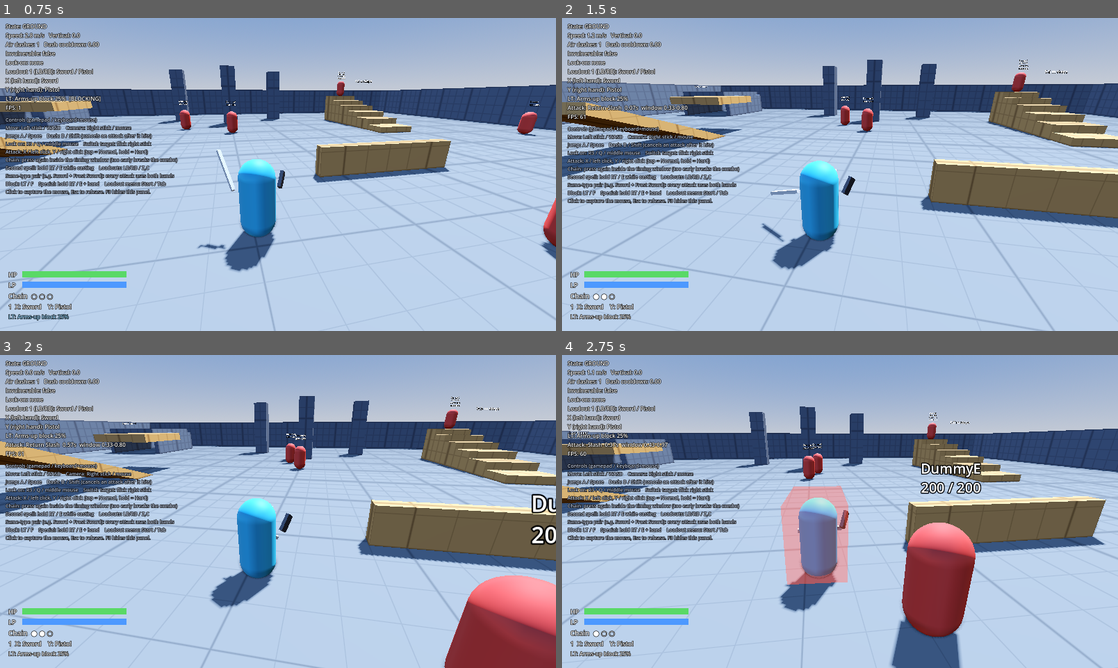
Above: before the commit, frames 1-4 (two rows, left to right).
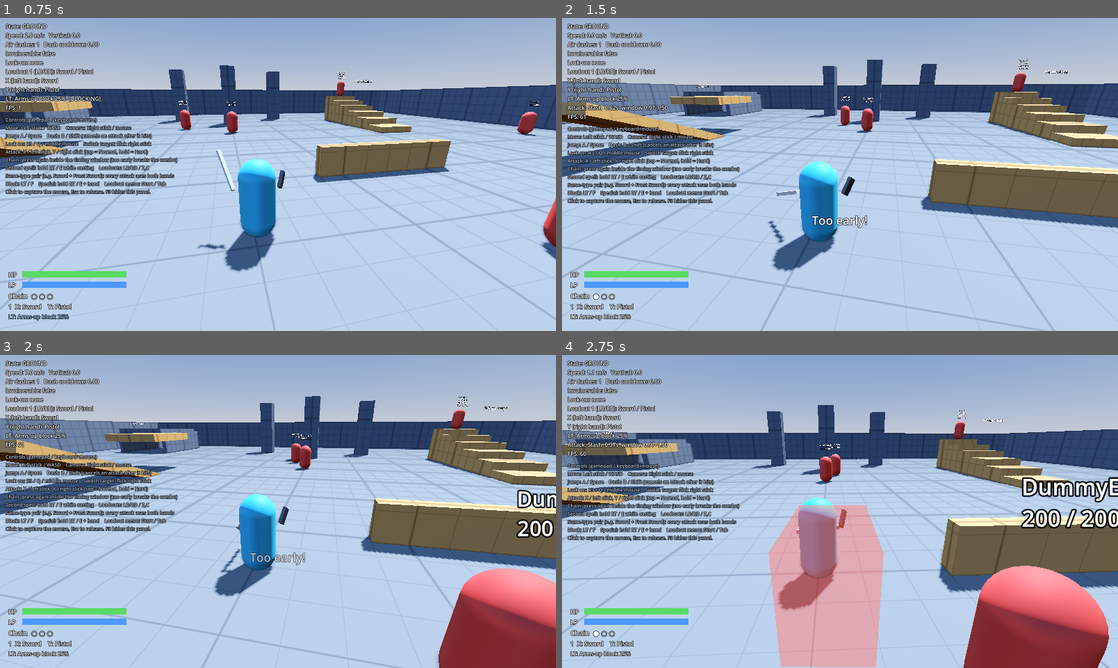
Above: after the commit, the same moments.

Repository: GLorenz90/Nomad-Seekers
Game: Godot game, scene res://scenes/main.tscn
Same seed, same stepped clock (60 frames per second), same inputs: the game is played once before the commit and once after it.
Inputs (mouse positions are in pixels of both pictures, inside the frame that each line leads up to):
- Up to frame 1 (0.75 s): move the mouse to (305, 174) at 0.52 s; hold W (move_forward) from 0.53 s (still down); hold F (block) from 0.53 s (still down)
- Up to frame 2 (1.5 s): keep holding W (move_forward); tap Space (jump) at 0.77 s; click (867, 174) at 0.8 s; move the mouse to (812, 174) at 1.27 s; release F (block) at 1.28 s; click (812, 174) at 1.35 s
- Up to frame 3 (2 s): keep holding W (move_forward); tap Space (jump) at 1.52 s; tap F (block) at 1.55 s
- Up to frame 4 (2.75 s): keep holding W (move_forward); move the mouse to (851, 505) at 2.02 s; hold F (block) from 2.03 s (still down); click (851, 505) at 2.3 s

Frame 1 is identical in both runs. In frame 2, 0.9% of the frame differs, in the area x 0-100%, y 4-90%; in frame 3, 15%; in frame 4, 37%, in the area x 0-100%, y 16-100%.

Commit message:
Combo window opens when the attack ends; timing judged on press
Grayson's feedback: chaining three Hard attacks was extremely difficult;
it should take longer and be riskier, not tighter.

- The chain window now opens at the end of each attack (window_open =
  duration) and stays open for PSO's window length (full - combo frames,
  at least 10 frames). Pressing while an attack is still playing breaks
  the combo, with a 0.05 s tolerance at the very end (early_tolerance).
- Timing is judged when the button goes down, so a Hard attack whose
  hold starts in the window still chains even though it fires 0.22 s
  later.
- A broken combo now just restarts at step 1 on the next attack.
- combat_test.gd: adds a three-Hard-attack chain check; helpers wait for
  the end of the attack instead of a mid-attack window.

Co-Authored-By: Claude Opus 5.5 <noreply@anthropic.com>
Claude-Session: https://claude.ai/code/session_0158GMUbAThobuu7yWuNoptn

Diff:
--- a/data/weapons/axe.tres
+++ b/data/weapons/axe.tres
@@ -12,8 +12,8 @@
 duration = 1.5333333333333334
 active_start = 0.7333333333333333
 active_end = 0.8333333333333334
-window_open = 0.8
-window_close = 1.5333333333333334
+window_open = 1.5333333333333334
+window_close = 2.2666666666666666
 
 [sub_resource type="Resource" id="Resource_pnrmo"]
 script = ExtResource("1_cxo3c")
@@ -23,8 +23,8 @@
 duration = 1.1666666666666667
 active_start = 0.5666666666666667
 active_end = 0.6666666666666666
-window_open = 0.6333333333333333
-window_close = 1.1666666666666667
+window_open = 1.1666666666666667
+window_close = 1.7
 
 [sub_resource type="Resource" id="Resource_ktmgr"]
 script = ExtResource("1_cxo3c")
@@ -35,7 +35,7 @@
 active_start = 0.5333333333333333
 active_end = 0.6333333333333333
 window_open = 1.1666666666666667
-window_close = 1.1666666666666667
+window_close = 1.5
 
 [sub_resource type="Resource" id="Resource_araax"]
 script = ExtResource("1_cxo3c")
@@ -44,8 +44,8 @@
 duration = 1.3
 active_start = 0.5
 active_end = 0.6
-window_open = 0.5666666666666667
-window_close = 1.3
+window_open = 1.3
+window_close = 2.033333333333333
 
 [sub_resource type="Resource" id="Resource_iuy05"]
 script = ExtResource("1_cxo3c")
@@ -55,8 +55,8 @@
 duration = 1.0
 active_start = 0.4
 active_end = 0.5
-window_open = 0.4666666666666667
-window_close = 1.0
+window_open = 1.0
+window_close = 1.5333333333333334
 
 [sub_resource type="Resource" id="Resource_n0apy"]
 script = ExtResource("1_cxo3c")
@@ -67,7 +67,7 @@
 active_start = 0.4666666666666667
 active_end = 0.5666666666666667
 window_open = 1.1
-window_close = 1.1
+window_close = 1.4333333333333333
 
 [resource]
 script = ExtResource("2_p05tj")
--- a/data/weapons/dervish_blades.tres
+++ b/data/weapons/dervish_blades.tres
@@ -12,8 +12,8 @@
 duration = 0.6666666666666666
 active_start = 0.2
 active_end = 0.4
-window_open = 0.3333333333333333
-window_close = 0.6666666666666666
+window_open = 0.6666666666666666
+window_close = 1.0
 lunge_distance = 0.0
 reach = 0.2
 hitbox_size = Vector3(3.2, 1.6, 3.2)
@@ -26,8 +26,8 @@
 duration = 0.6666666666666666
 active_start = 0.2
 active_end = 0.4
-window_open = 0.3333333333333333
-window_close = 0.6666666666666666
+window_open = 0.6666666666666666
+window_close = 1.0
 lunge_distance = 0.0
 reach = 0.2
 hitbox_size = Vector3(3.2, 1.6, 3.2)
@@ -42,7 +42,7 @@
 active_start = 0.26666666666666666
 active_end = 0.4666666666666667
 window_open = 0.8
-window_close = 0.8
+window_close = 1.1333333333333333
 lunge_distance = 0.0
 reach = 0.2
 hitbox_size = Vector3(3.2, 1.6, 3.2)
--- a/data/weapons/frost_sword.tres
+++ b/data/weapons/frost_sword.tres
@@ -11,8 +11,8 @@
 duration = 1.2333333333333334
 active_start = 0.6666666666666666
 active_end = 0.7666666666666667
-window_open = 0.7
-window_close = 1.2333333333333334
+window_open = 1.2333333333333334
+window_close = 1.7666666666666666
 lunge_distance = 0.8
 hitbox_size = Vector3(1.2, 1.6, 1.8)
 
@@ -24,8 +24,8 @@
 duration = 0.9666666666666667
 active_start = 0.5
 active_end = 0.6
-window_open = 0.5
-window_close = 0.9666666666666667
+window_open = 0.9666666666666667
+window_close = 1.4333333333333333
 lunge_distance = 0.8
 hitbox_size = Vector3(1.2, 1.6, 1.8)
 
@@ -38,7 +38,7 @@
 active_start = 0.4666666666666667
 active_end = 0.5666666666666667
 window_open = 1.1333333333333333
-window_close = 1.1333333333333333
+window_close = 1.4666666666666666
 lunge_distance = 1.4
 reach = 1.6
 hitbox_size = Vector3(1.2, 1.4, 2.6)
@@ -49,8 +49,8 @@
 duration = 0.9666666666666667
 active_start = 0.36666666666666664
 active_end = 0.4666666666666667
-window_open = 0.43333333333333335
-window_close = 0.9666666666666667
+window_open = 0.9666666666666667
+window_close = 1.5
 hitbox_size = Vector3(1.2, 1.6, 1.8)
 
 [sub_resource type="Resource" id="Resource_6imho"]
@@ -61,8 +61,8 @@
 duration = 0.8
 active_start = 0.3333333333333333
 active_end = 0.43333333333333335
-window_open = 0.3333333333333333
-window_close = 0.8
+window_open = 0.8
+window_close = 1.2666666666666666
 hitbox_size = Vector3(1.2, 1.6, 1.8)
 
 [sub_resource type="Resource" id="Resource_85v5n"]
@@ -74,7 +74,7 @@
 active_start = 0.26666666666666666
 active_end = 0.36666666666666664
 window_open = 1.0333333333333334
-window_close = 1.0333333333333334
+window_close = 1.3666666666666667
 lunge_distance = 0.8
 hitbox_size = Vector3(1.2, 1.6, 1.8)
 
--- a/data/weapons/great_sword.tres
+++ b/data/weapons/great_sword.tres
@@ -11,8 +11,8 @@
 duration = 1.5333333333333334
 active_start = 0.7333333333333333
 active_end = 0.8333333333333334
-window_open = 0.8
-window_close = 1.5333333333333334
+window_open = 1.5333333333333334
+window_close = 2.2666666666666666
 lunge_distance = 0.6
 reach = 1.4
 hitbox_size = Vector3(3, 1.6, 2.2)
@@ -25,8 +25,8 @@
 duration = 1.1666666666666667
 active_start = 0.5666666666666667
 active_end = 0.6666666666666666
-window_open = 0.6333333333333333
-window_close = 1.1666666666666667
+window_open = 1.1666666666666667
+window_close = 1.7
 lunge_distance = 0.6
 reach = 1.4
 hitbox_size = Vector3(3, 1.6, 2.2)
@@ -40,7 +40,7 @@
 active_start = 0.6666666666666666
 active_end = 0.7666666666666667
 window_open = 1.4333333333333333
-window_close = 1.4333333333333333
+window_close = 1.7666666666666666
 lunge_distance = 0.6
 reach = 1.4
 hitbox_size = Vector3(3, 1.6, 2.2)
@@ -51,8 +51,8 @@
 duration = 1.3
 active_start = 0.5
 active_end = 0.6
-window_open = 0.5666666666666667
-window_close = 1.3
+window_open = 1.3
+window_close = 2.033333333333333
 lunge_distance = 0.6
 reach = 1.4
 hitbox_size = Vector3(3, 1.6, 2.2)
@@ -65,8 +65,8 @@
 duration = 1.0333333333333334
 active_start = 0.43333333333333335
 active_end = 0.5333333333333333
-window_open = 0.5
-window_close = 1.0333333333333334
+window_open = 1.0333333333333334
+window_close = 1.5666666666666667
 lunge_distance = 0.6
 reach = 1.4
 hitbox_size = Vector3(3, 1.6, 2.2)
@@ -80,7 +80,7 @@
 active_start = 0.6
 active_end = 0.7
 window_open = 1.4333333333333333
-window_close = 1.4333333333333333
+window_close = 1.7666666666666666
 lunge_distance = 0.6
 reach = 1.4
 hitbox_size = Vector3(3, 1.6, 2.2)
--- a/data/weapons/heavy_shield.tres
+++ b/data/weapons/heavy_shield.tres
@@ -13,7 +13,7 @@
 active_start = 0.26666666666666666
 active_end = 0.36666666666666664
 window_open = 0.6666666666666666
-window_close = 0.6666666666666666
+window_close = 1.0
 lunge_distance = 0.4
 reach = 1.0
 hitbox_size = Vector3(2, 1.6, 1.4)
--- a/data/weapons/pistol.tres
+++ b/data/weapons/pistol.tres
@@ -13,8 +13,8 @@
 duration = 1.1333333333333333
 active_start = 0.6666666666666666
 active_end = 0.7666666666666667
-window_open = 0.7333333333333333
-window_close = 1.1333333333333333
+window_open = 1.1333333333333333
+window_close = 1.5333333333333334
 lunge_distance = 0.0
 is_projectile = true
 projectile_speed = 28.0
@@ -29,8 +29,8 @@
 duration = 1.0
 active_start = 0.4666666666666667
 active_end = 0.5666666666666667
-window_open = 0.5333333333333333
-window_close = 1.0
+window_open = 1.0
+window_close = 1.4666666666666666
 lunge_distance = 0.0
 is_projectile = true
 projectile_speed = 28.0
@@ -46,7 +46,7 @@
 active_start = 0.4
 active_end = 0.5
 window_open = 0.8333333333333334
-window_close = 0.8333333333333334
+window_close = 1.1666666666666667
 lunge_distance = 0.0
 is_projectile = true
 projectile_speed = 28.0
@@ -61,8 +61,8 @@
 duration = 0.9
 active_start = 0.4
 active_end = 0.5
-window_open = 0.4666666666666667
-window_close = 0.9
+window_open = 0.9
+window_close = 1.3333333333333333
 lunge_distance = 0.0
 is_projectile = true
 projectile_speed = 28.0
@@ -78,8 +78,8 @@
 duration = 0.8333333333333334
 active_start = 0.3
 active_end = 0.4
-window_open = 0.36666666666666664
-window_close = 0.8333333333333334
+window_open = 0.8333333333333334
+window_close = 1.3
 lunge_distance = 0.0
 is_projectile = true
 projectile_speed = 28.0
@@ -96,7 +96,7 @@
 active_start = 0.3
 active_end = 0.4
 window_open = 0.6333333333333333
-window_close = 0.6333333333333333
+window_close = 0.9666666666666667
 lunge_distance = 0.0
 is_projectile = true
 projectile_speed = 28.0
--- a/data/weapons/shield.tres
+++ b/data/weapons/shield.tres
@@ -13,7 +13,7 @@
 active_start = 0.1
 active_end = 0.2
 window_open = 0.4
-window_close = 0.4
+window_close = 0.7333333333333333
 lunge_distance = 0.0
 reach = 0.9
 hitbox_size = Vector3(1.6, 1.6, 1.2)
--- a/data/weapons/sword.tres
+++ b/data/weapons/sword.tres
@@ -11,8 +11,8 @@
 duration = 1.2333333333333334
 active_start = 0.6666666666666666
 active_end = 0.7666666666666667
-window_open = 0.7
-window_close = 1.2333333333333334
+window_open = 1.2333333333333334
+window_close = 1.7666666666666666
 lunge_distance = 0.8
 hitbox_size = Vector3(1.2, 1.6, 1.8)
 
@@ -24,8 +24,8 @@
 duration = 0.9666666666666667
 active_start = 0.5
 active_end = 0.6
-window_open = 0.5
-window_close = 0.9666666666666667
+window_open = 0.9666666666666667
+window_close = 1.4333333333333333
 lunge_distance = 0.8
 hitbox_size = Vector3(1.2, 1.6, 1.8)
 
@@ -38,7 +38,7 @@
 active_start = 0.4666666666666667
 active_end = 0.5666666666666667
 window_open = 1.1333333333333333
-window_close = 1.1333333333333333
+window_close = 1.4666666666666666
 lunge_distance = 1.4
 reach = 1.6
 hitbox_size = Vector3(1.2, 1.4, 2.6)
@@ -49,8 +49,8 @@
 duration = 0.9666666666666667
 active_start = 0.36666666666666664
 active_end = 0.4666666666666667
-window_open = 0.43333333333333335
-window_close = 0.9666666666666667
+window_open = 0.9666666666666667
+window_close = 1.5
 hitbox_size = Vector3(1.2, 1.6, 1.8)
 
 [sub_resource type="Resource" id="Resource_ph70c"]
@@ -61,8 +61,8 @@
 duration = 0.8
 active_start = 0.3333333333333333
 active_end = 0.43333333333333335
-window_open = 0.3333333333333333
-window_close = 0.8
+window_open = 0.8
+window_close = 1.2666666666666666
 hitbox_size = Vector3(1.2, 1.6, 1.8)
 
 [sub_resource type="Resource" id="Resource_8ki01"]
@@ -74,7 +74,7 @@
 active_start = 0.26666666666666666
 active_end = 0.36666666666666664
 window_open = 1.0333333333333334
-window_close = 1.0333333333333334
+window_close = 1.3666666666666667
 lunge_distance = 0.8
 hitbox_size = Vector3(1.2, 1.6, 1.8)
 
--- a/data/weapons/wand.tres
+++ b/data/weapons/wand.tres
@@ -16,7 +16,7 @@
 active_start = 0.8
 active_end = 0.9
 window_open = 1.5
-window_close = 1.5
+window_close = 1.8333333333333333
 lunge_distance = 0.0
 is_projectile = true
 projectile_speed = 15.0
@@ -35,7 +35,7 @@
 active_start = 0.5
 active_end = 0.6
 window_open = 1.1666666666666667
-window_close = 1.1666666666666667
+window_close = 1.5
 lunge_distance = 0.0
 is_projectile = true
 projectile_speed = 16.0
@@ -60,7 +60,7 @@
 active_start = 0.8
 active_end = 0.9
 window_open = 1.5
-window_close = 1.5
+window_close = 1.8333333333333333
 lunge_distance = 0.0
 is_projectile = true
 projectile_speed = 24.0
@@ -81,7 +81,7 @@
 active_start = 0.5
 active_end = 0.6
 window_open = 1.1666666666666667
-window_close = 1.1666666666666667
+window_close = 1.5
 lunge_distance = 0.0
 is_projectile = true
 projectile_speed = 24.0
--- a/scripts/combat/combat_controller.gd
+++ b/scripts/combat/combat_controller.gd
@@ -10,9 +10,12 @@
 ##
 ## Combo rules:
 ## - A chain has 3 steps. Any attack from either hand can fill the next step.
-## - The next step only chains if pressed inside the current attack's window
-##   (window_open..window_close). Pressing too early breaks the combo; too late
-##   and a new chain starts.
+## - The chain window opens when the attack ends (window_open = its duration)
+##   and stays open briefly after (window_close). Pressing while the attack is
+##   still playing breaks the combo; too late and a new chain starts. Timing is
+##   judged when the button goes DOWN, so holding for a Hard attack that starts
+##   in the window still chains. Hard attacks are slower, so chaining them takes
+##   longer (and is riskier), not tighter.
 ## - Each weapon's animation step counts its own consecutive uses: Sword, Pistol,
 ##   Sword plays the sword's step 1 both times. Committing to one weapon gives its
 ##   step 2 and 3 attacks and their bonus damage.
@@ -75,6 +78,8 @@
 ## Melee attacks snap to face an enemy this close (PSO-style auto-turn).
 @export var melee_turn_range := 4.0
 @export var show_hitboxes := true
+## A press this close to the end of an attack still counts as on time.
+@export var early_tolerance := 0.05
 ## Load the player's saved loadouts from user:// on start.
 @export var use_saved_loadouts := true
 
@@ -127,6 +132,8 @@
 var _lp_regen_delay := 0.0
 var _held: Array[float] = [-1.0, -1.0]
 var _hard_fired: Array[bool] = [false, false]
+## Whether each hand's current press landed in the chain window (judged at press).
+var _press_chains: Array[bool] = [false, false]
 var _blocking := false
 var _block_time := 0.0
 var _parry_until := -1.0
@@ -394,6 +401,7 @@
 		_held[hand] = 0.0
 		_hard_fired[hand] = false
 		preview_hand = hand
+		_press_chains[hand] = _judge_press()
 	elif _held[hand] >= 0.0:
 		if Input.is_action_pressed(action):
 			_held[hand] += delta
@@ -442,6 +450,23 @@
 
 # --- Combo logic ------------------------------------------------------------
 
+## Called when a hand button goes down: is this press on time for the chain?
+## Pressing while an attack is still playing breaks the combo.
+func _judge_press() -> bool:
+	var chain_open := chain_step > 0 and chain_step < MAX_CHAIN and not _chain_locked
+	if _current:
+		var cur := _current
+		if cur.weapon.no_combo or cur.weapon.casting or cur.sustained:
+			return false
+		if cur.elapsed < cur.attack.window_open - early_tolerance:
+			if chain_open:
+				_chain_locked = true
+				combo_feedback.emit("Too early!")
+			return false
+		return chain_open  # within early_tolerance of the end
+	return chain_open and _time <= _chain_expire
+
+
 func _request_attack(hand: int, hard: bool) -> void:
 	var weapon := current_weapon(hand)
 	if weapon == null:
@@ -450,24 +475,14 @@
 	var standalone := weapon.no_combo or weapon.casting or (hard and weapon.sustained)
 	var special := Input.is_action_pressed("shift")
 	var slot := 1 if special else 0
+	var on_time := _press_chains[hand] and not _chain_locked and not standalone
 
 	if _current:
-		var cur := _current
-		if cur.weapon.no_combo or cur.weapon.casting or cur.sustained or _chain_locked:
+		# Only a press in the last early_tolerance seconds can cut the attack short.
+		if not on_time:
 			return
-		if cur.elapsed < cur.attack.window_open:
-			_chain_locked = true
-			combo_feedback.emit("Too early!")
-			return
-		if cur.elapsed > cur.attack.window_close or chain_step >= MAX_CHAIN:
-			return
-		_resolve_pending_hit(cur)
-		_begin(hand, weapon, hard, slot, not standalone, twin, special)
-		return
-
-	var continuing := not standalone and not _chain_locked and chain_step > 0 \
-		and chain_step < MAX_CHAIN and _time <= _chain_expire
-	_begin(hand, weapon, hard, slot, continuing, twin, special)
+		_resolve_pending_hit(_current)
+	_begin(hand, weapon, hard, slot, on_time, twin, special)
 
 
 func _begin(hand: int, weapon: WeaponData, hard: bool, slot: int, continuing: bool,
--- a/tests/combat_test.gd
+++ b/tests/combat_test.gd
@@ -69,8 +69,23 @@
 		await _tap("hand_y")
 	await _idle()
 	var pistol: WeaponData = _combat.current_weapon(CombatController.Hand.RIGHT)
-	_check("mashing the pistol can't beat PSO's 14-frame window (window opens %.2f s)" % pistol.normal_attacks[0].window_open,
-		is_equal_approx(pistol.normal_attacks[0].window_open, 14.0 / 30.0) and _started.size() <= 2)
+	_check("mashing the pistol during a shot doesn't chain (window opens at the end, %.2f s)" % pistol.normal_attacks[0].window_open,
+		is_equal_approx(pistol.normal_attacks[0].window_open, pistol.normal_attacks[0].duration) and _started.size() <= 2)
+
+	# --- Three Hard attacks chain: slower, not tighter ---
+	await _reset(Vector3(0, 0.1, -5.5))
+	var hard_chain := 0
+	for i in 3:
+		if i > 0:
+			await _until_window()
+		Input.action_press("hand_x")
+		await _frames(20)  # hold past hold_threshold
+		Input.action_release("hand_x")
+		await _frames(2)
+		hard_chain = maxi(hard_chain, _combat.chain_step)
+	await _idle()
+	_check("three Hard attacks chain when each starts after the last ends (%s)" % [_started],
+		hard_chain == 3 and _started == ["Heavy Slash", "Heavy Return", "Piercing Thrust"])
 
 	# --- Too early breaks the combo ---
 	await _reset(Vector3(0, 0.1, -5.5))
@@ -81,10 +96,11 @@
 	await _tap("hand_x")  # would have chained
 	await _frames(2)
 	_check("early press shows 'Too early!'", "Too early!" in _feedback)
-	_check("early press blocks the chain (chain %d, attacks %s)" % [_combat.chain_step, _started],
-		_started.size() == 1)
-	await _idle()
-	_check("chain resets after a broken combo", _combat.chain_step == 0)
+	_check("after a broken combo, the next attack starts over at step 1 (%s)" % [_started],
+		_started == ["Slash", "Slash"] and _combat.chain_step == 1)
+	await _idle()
+	await _frames(30)  # let the post-attack chain window run out
+	_check("the chain ends once its window passes", _combat.chain_step == 0)
 
 	# --- Late press starts a fresh chain ---
 	await _reset(Vector3(0, 0.1, -5.5))
@@ -267,12 +283,13 @@
 	_started.clear()
 
 
+## The chain window opens when the current attack ends.
 func _until_window() -> void:
-	for i in 120:
-		var cur = _combat._current
-		if cur != null and cur.elapsed >= cur.attack.window_open + 0.03:
-			return
+	for i in 180:
+		if not _combat.is_attacking():
+			break
 		await physics_frame
+	await physics_frame
 
 
 func _idle() -> void:
--- a/tests/loadout_test.gd
+++ b/tests/loadout_test.gd
@@ -315,12 +315,13 @@
 	_started.clear()
 
 
+## The chain window opens when the current attack ends.
 func _until_window() -> void:
-	for i in 120:
-		var cur = _combat._current
-		if cur != null and cur.elapsed >= cur.attack.window_open + 0.03:
-			return
+	for i in 180:
+		if not _combat.is_attacking():
+			break
 		await physics_frame
+	await physics_frame
 
 
 func _idle() -> void:
--- a/tools/build_starter_weapons.gd
+++ b/tools/build_starter_weapons.gd
@@ -36,9 +36,11 @@
 	return frames / PSO_FPS
 
 
-## hit = frame the attack comes out; combo = earliest frame the next step can
-## start (window opens); full = whole animation if the combo ends here (window
-## closes and the Seeker is free).
+## hit = frame the attack comes out; full = whole animation. In PSO the next
+## step could start from the "combo" frame until "full". Here the attack always
+## plays out in full, and the chain window opens when it ends and stays open for
+## the same length PSO gave it (full - combo). Hard attacks are longer, so a
+## Hard chain is slower and riskier rather than tighter.
 func _attack(name: String, swing: AttackData.Swing, mult: float, hit: float,
 		combo: float, full: float) -> AttackData:
 	var a := AttackData.new()
@@ -47,9 +49,9 @@
 	a.damage_mult = mult
 	a.active_start = _f(hit)
 	a.active_end = _f(hit + 3.0)
-	a.window_open = _f(combo)
-	a.window_close = _f(full)
 	a.duration = _f(full)
+	a.window_open = _f(full)
+	a.window_close = _f(full + maxf(full - combo, 10.0))
 	return a
 
 
